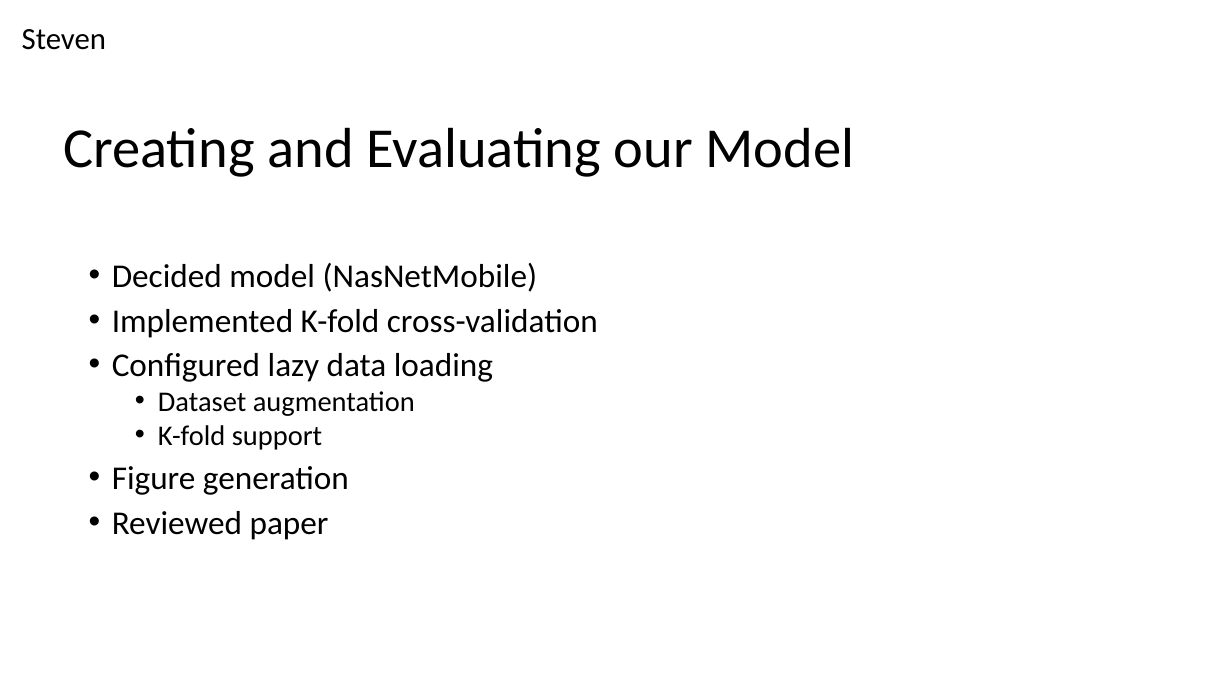
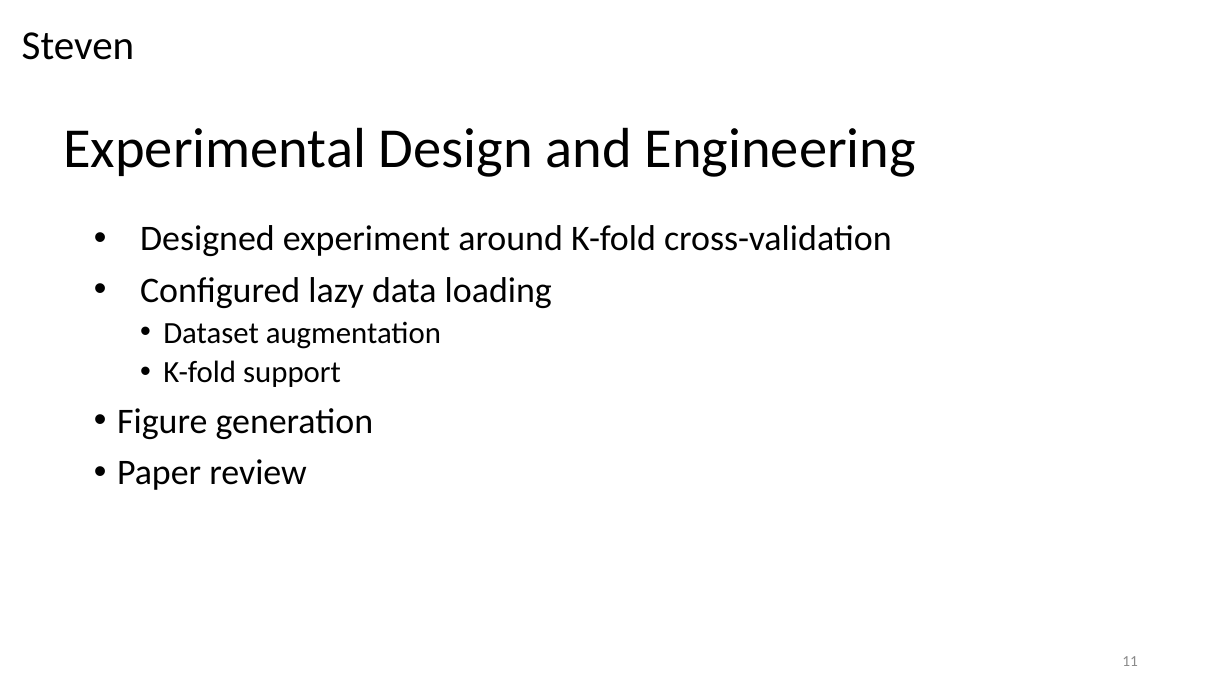
Before and after one commit to Hennakhan/S20-team8-project, a slide deck: slide 11 of Project_Presentation.pptx (slide 9 before the commit). Drawn at 1232x693 pixels with LibreOffice and Linux fonts; fonts in the diff are those of the drawing; background and template pictures are left out. Boxes give left, top, right and bottom in pixels: in the first picture for what was removed or moved away, otherwise in the second. Text is boxed around its words. In the diff, an @@ line names an element or a change of style, - is before the commit and + after.

```diff
--- a/Project_Presentation.pptx
+++ b/Project_Presentation.pptx
@@ text "Steven" at (22, 32, 135, 60): size 24 to 32 pt @@
@@ title at (63, 127, 916, 177): text changed @@
-Creating and Evaluating our Model
+Experimental Design and Engineering
@@ text "Designed experiment around K-fold cross-validation": place and size @@
-text "Designed experiment around K-fold cross-validation" at (112, 263, 598, 540)
+text "Designed experiment around K-fold cross-validation" at (117, 225, 892, 490)
@@ text at (140, 225, 892, 256): text changed; size 25.9 to 28 pt @@
-• Decided model (NasNetMobile)
-• Implemented K-fold cross-validation
+• Designed experiment around K-fold cross-validation
@@ text at (117, 277, 552, 439): size 25.9 to 28 pt in "Configured lazy data loading", "Figure generation"; size 22.2 to 24 pt in "Dataset augmentation", "K-fold support"; indent changed; line spacing 0.8 to 0.9 @@
@@ text at (117, 459, 307, 490): text changed; size 25.9 to 28 pt @@
-• Reviewed paper
+• Paper review
@@ page number added at (1122, 656, 1138, 666), 12 pt, text #8C8C8C @@
+11
```
Also in this commit, not shown: 9 other slides changed, 5 slides added, 3 slides removed, 1 other file.
